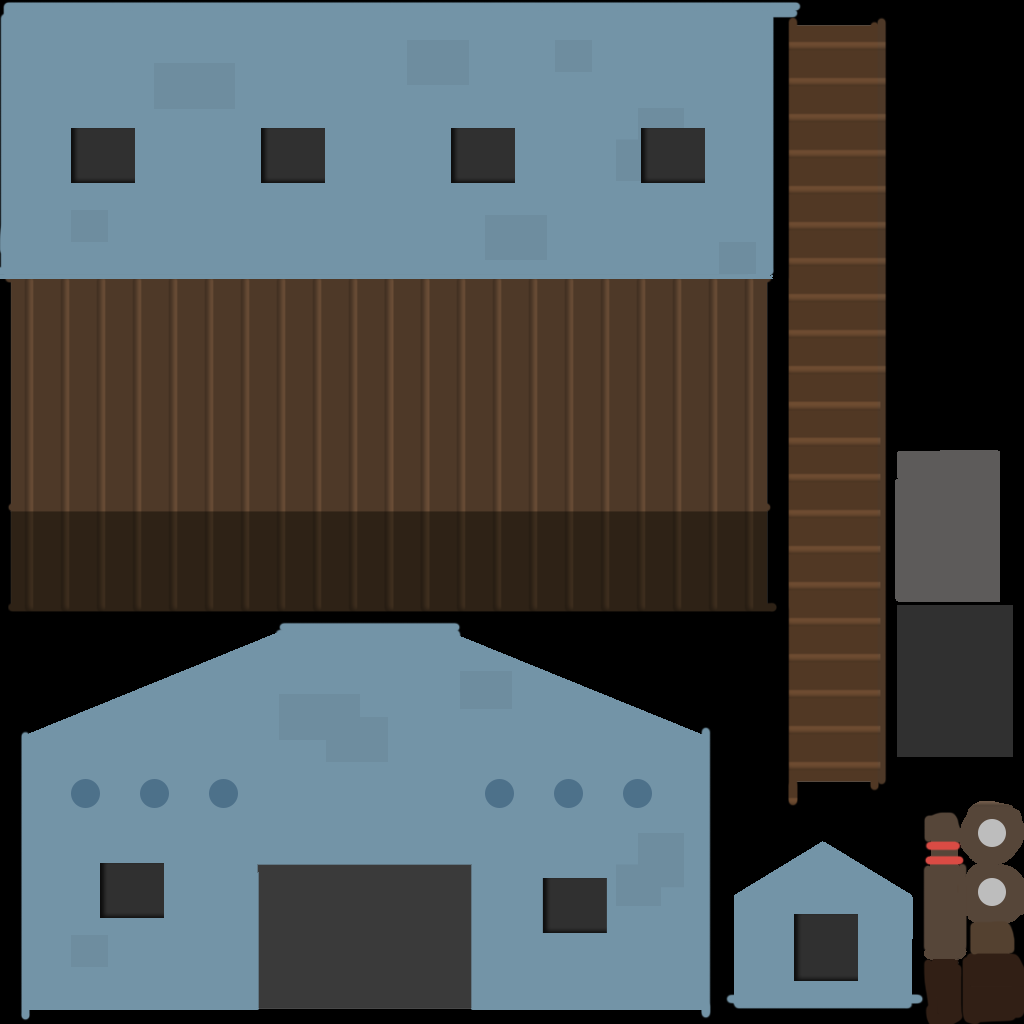
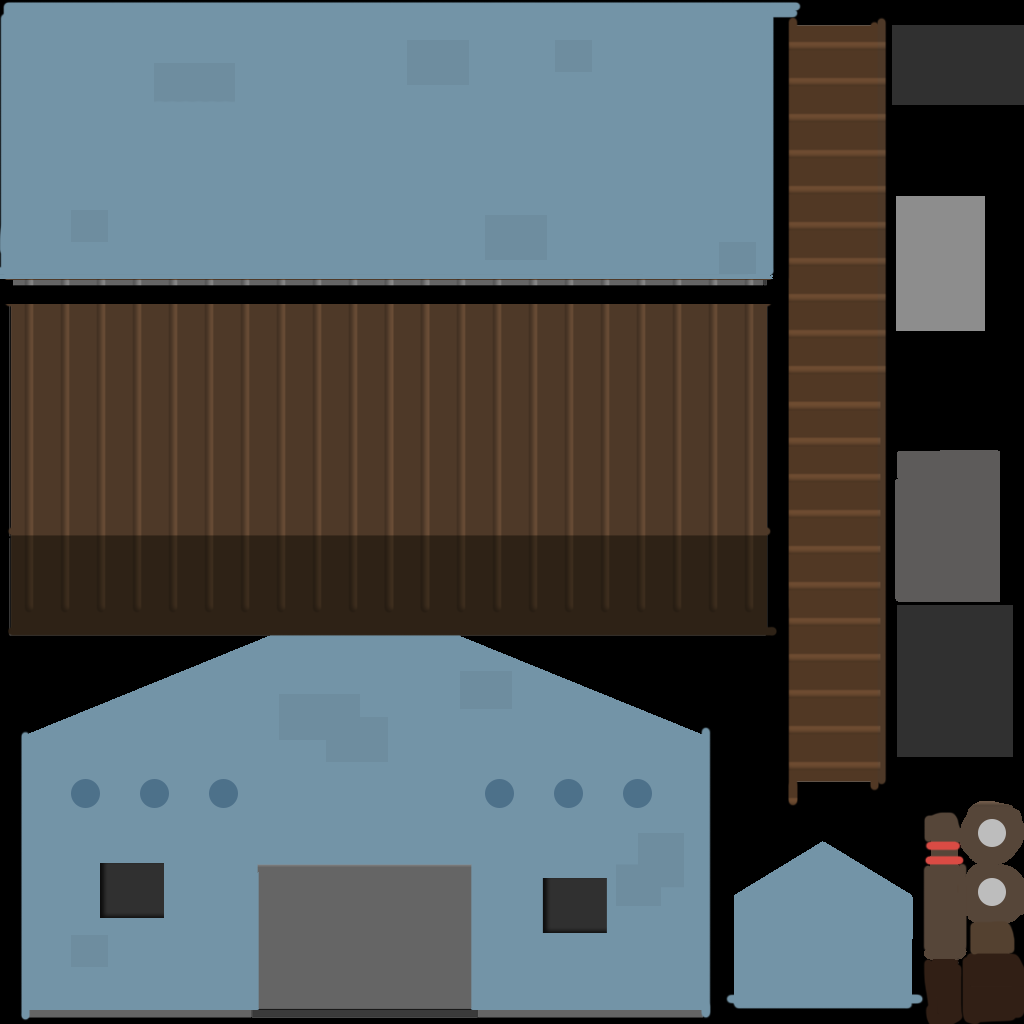
Revision of a layered 1024×1024 image; what changed, layer by layer:
added layer "Layer 2" above "Ellipse 1 copy" over [38, 101, 871, 994]
added layer "Rectangle 2" above "Rectangle 1" over [896, 196, 985, 331]
added layer "Rectangle 1" above "Ellipse 2 copy 5" over [892, 25, 1024, 105]
painted on "Layer 0" over [5, 280, 777, 636]
added layer "Layer 3" above "Layer 1" over [5, 25, 1024, 1018]
